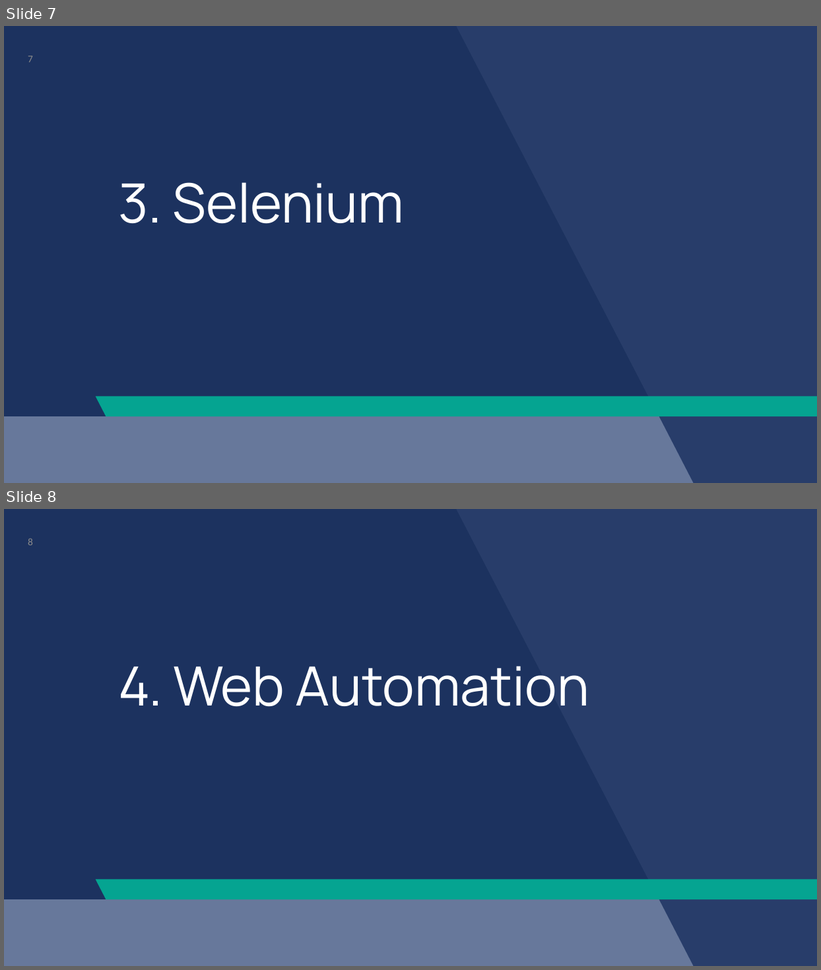
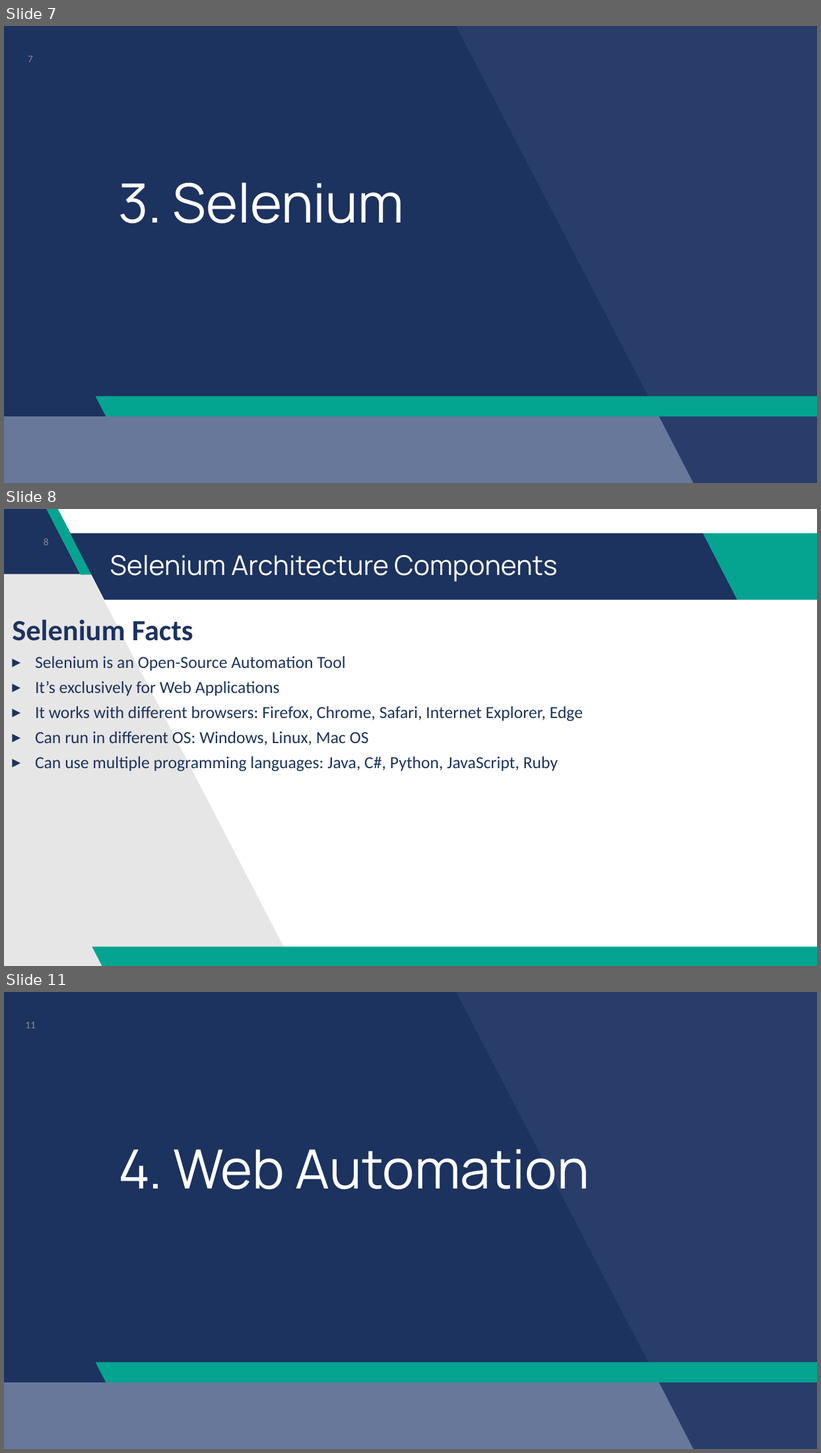
Before and after one commit to VnVBootcamp/from_zero_to_hero_vnv_bootcamp, a slide deck: Test Automation Bootcamp.pptx. Shown one above the other, each under a label of ours: slides 7 and 8 before the commit, slides 7, 8 and 11 after it; the slides between them are not shown. The pictures are 821x970 and 821x1453 pixels, drawn with LibreOffice and Linux fonts; fonts in the diff are those of the drawing. Boxes give left, top, right and bottom in pixels: in the first picture for what was removed or moved away, otherwise in the second. Text is boxed around its words. In the diff, an @@ line names an element or a change of style, - is before the commit and + after.

```diff
--- a/Test Automation Bootcamp.pptx
+++ b/Test Automation Bootcamp.pptx
@@ slide 8 added at (4,509,817,966), background #FFFFFF @@
@@ page number added at (44,538,49,545), 12 pt, text #8C8C8C @@
+8
@@ title added at (110,555,557,582), 32 pt, text #FFFFFF @@
+Selenium Architecture Components
@@ text added at (12,620,583,772), 20 pt, text #1C325F @@
+Selenium Facts
+▸ Selenium is an Open-Source Automation Tool
+▸ It’s exclusively for Web Applications
+▸ It works with different browsers: Firefox, Chrome, Safari, Internet Explorer, Edge
+▸ Can run in different OS: Windows, Linux, Mac OS
+▸ Can use multiple programming languages: Java, C#, Python, JavaScript, Ruby
@@ group added at (4,509,817,966): 5 parallelograms, 1 freeform shape @@
@@ what was slide 8 is now slide 11 @@
@@ page number at (25,1022,36,1028): text changed @@
-8
+11
```
Also in this commit, not shown: 2 other slides added.
